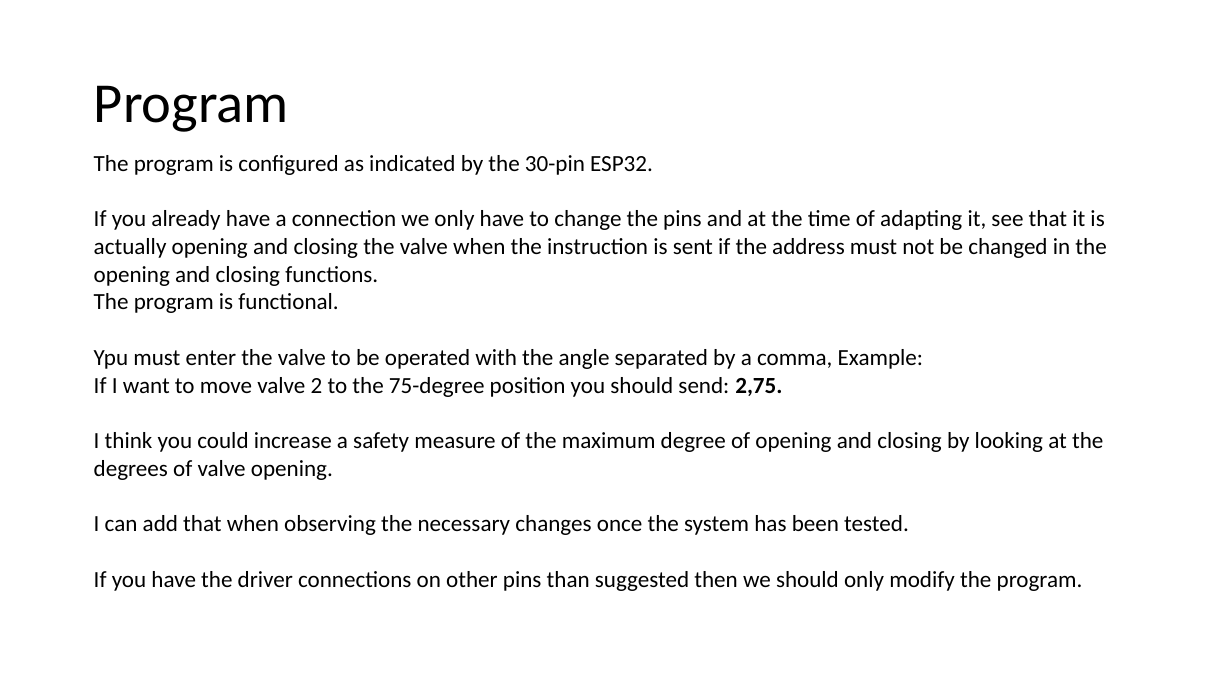
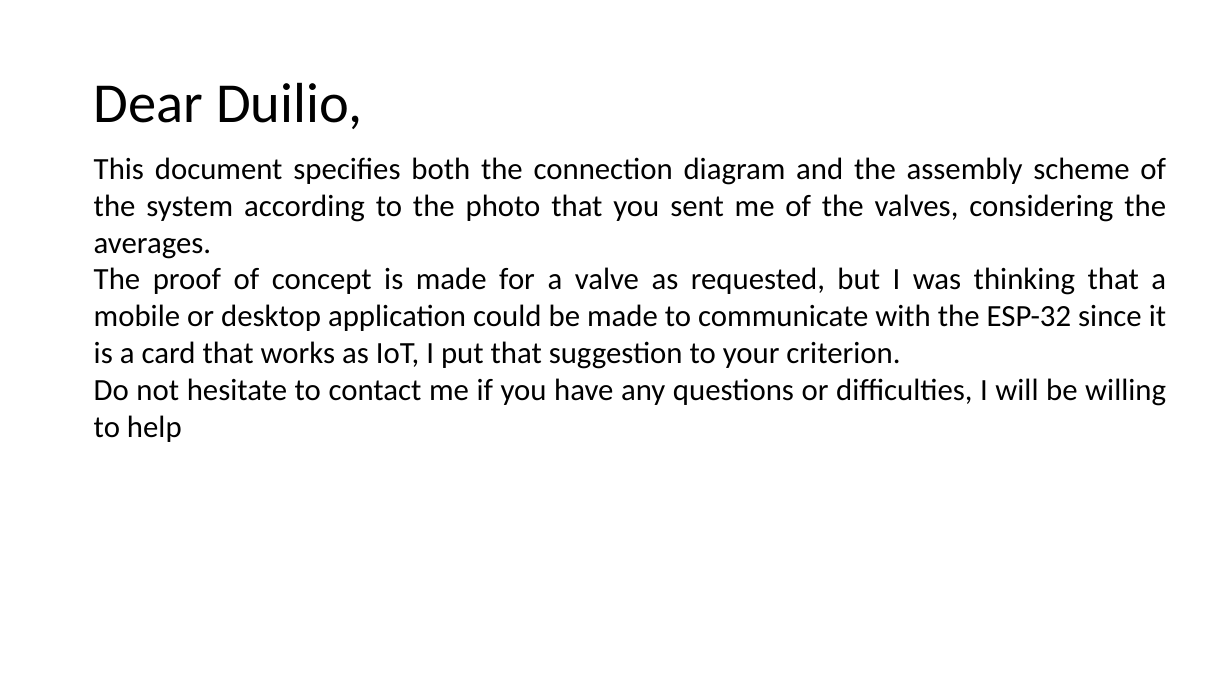
Before and after one commit to FreakJazz/ESP32-control-TB6600, a slide deck: slide 1 of connections/connections.pptx (slide 8 before the commit). Drawn at 1232x693 pixels with LibreOffice and Linux fonts; fonts in the diff are those of the drawing. Boxes give left, top, right and bottom in pixels: in the first picture for what was removed or moved away, otherwise in the second. Text is boxed around its words. In the diff, an @@ line names an element or a change of style, - is before the commit and + after.

```diff
--- a/connections/connections.pptx
+++ b/connections/connections.pptx
@@ title at <box>94,82,362,129</box>: text changed @@
-Program
+Dear Duilio,
@@ text at <box>94,157,1166,442</box>: text changed; size 18 to 24 pt @@
-The program is configured as indicated by the 30-pin ESP32.
-If you already have a connection we only have to change the pins and at the time of adapting it, see that it is actually opening and closing the valve when the instruction is sent if the address must not be changed in the opening and closing functions.
-The program is functional.
-Ypu must enter the valve to be operated with the angle separated by a comma, Example:
-If I want to move valve 2 to the 75-degree position you should send: 2,75.
-I think you could increase a safety measure of the maximum degree of opening and closing by looking at the degrees of valve opening.
-I can add that when observing the necessary changes once the system has been tested.
-If you have the driver connections on other pins than suggested then we should only modify the program.
+This document specifies both the connection diagram and the assembly scheme of the system according to the photo that you sent me of the valves, considering the averages.
+The proof of concept is made for a valve as requested, but I was thinking that a mobile or desktop application could be made to communicate with the ESP-32 since it is a card that works as IoT, I put that suggestion to your criterion.
+Do not hesitate to contact me if you have any questions or difficulties, I will be willing to help
```
Also in this commit, not shown: 2 other slides changed, 4 slides added, 3 slides removed, 4 other files.
